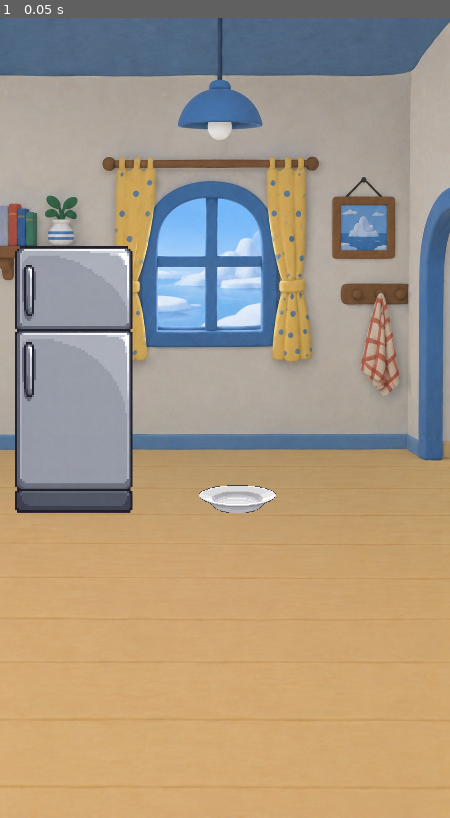
Above: before the commit, frame 1.
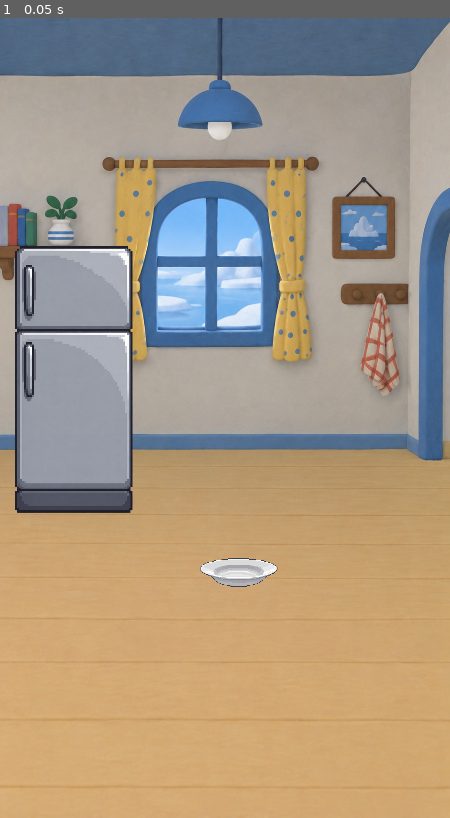
Above: after the commit, the same moment.

Repository: fiatsenko-tech/Pingu-Pet
Game: Godot game, scene res://tscn/Comedor.tscn
Same seed, same stepped clock (60 frames per second), same inputs: the game is played once before the commit and once after it. The project has no main scene, so this scene is started directly.
Inputs:
- Up to frame 1 (0.05 s): no input

The runs differ from the first frame. In frame 1, 0.9% of the frame differs, in the area x 44-62%, y 58-72%.

Commit message:
Incorporo imagenes de comida

Diff:
--- a/scripts/Plato.gd
+++ b/scripts/Plato.gd
@@ -183,34 +183,26 @@
 
 
 func comer_alimento():
-	# Si Pingu ya está lleno, no consume la comida.
 	if Necesidades.hambre >= 100:
 		print("Pingu está lleno")
 		pingu.mostrar_mensaje("Estoy lleno u.u")
 		return
 
-	# Pingu puede comer.
 	alimentos_en_plato[alimento_actual] -= 1
 
-	# Aumentamos el hambre en 17 puntos.
 	Necesidades.modificar_hambre(17)
 
 	print("Pingu comió ", alimento_actual)
 	print("Hambre actual: ", Necesidades.hambre)
 
-	# Si ya no quedan unidades de este alimento,
-	# eliminamos ese alimento del plato.
 	if alimentos_en_plato[alimento_actual] <= 0:
 		alimentos_en_plato.erase(alimento_actual)
 
-		# Si todavía quedan otros alimentos,
-		# seleccionamos el primero.
 		if alimentos_en_plato.size() > 0:
 			var alimentos = alimentos_en_plato.keys()
 			indice_actual = 0
 			alimento_actual = alimentos[0]
 		else:
-			# Ya no queda ninguna comida.
 			alimento_actual = ""
 			indice_actual = 0
 
--- a/tscn/Comedor.tscn
+++ b/tscn/Comedor.tscn
@@ -70,7 +70,7 @@
 margin_top = 53.0
 margin_right = 30.0
 margin_bottom = 67.0
-text = "x5"
+text = "x0"
 
 [node name="EspacioDona" type="Control" parent="Refrigerador/PanelRefrigerador"]
 margin_left = 153.0
@@ -175,7 +175,7 @@
 text = "X"
 
 [node name="Plato" type="Node2D" parent="."]
-position = Vector2( 569, 1114 )
+position = Vector2( 572, 1290 )
 script = ExtResource( 11 )
 
 [node name="Sprite" type="Sprite" parent="Plato"]
@@ -184,10 +184,10 @@
 texture = ExtResource( 2 )
 
 [node name="TextureButtonAlimento" type="TextureButton" parent="Plato"]
-margin_left = -73.0
-margin_top = -41.0
-margin_right = 137.0
-margin_bottom = 99.0
+margin_left = -94.0
+margin_top = -98.0
+margin_right = 116.0
+margin_bottom = 42.0
 rect_scale = Vector2( 0.1, 0.1 )
 
 [node name="Label" type="Label" parent="Plato"]
Binary file added: Assets Definitivos/Completo.png
Not shown, added: Assets Definitivos/Completo.png.import
Binary file added: Assets Definitivos/Dona.png
Not shown, added: Assets Definitivos/Dona.png.import
Binary file added: Assets Definitivos/Pescado.png
Not shown, added: Assets Definitivos/Pescado.png.import
Binary file added: Assets Definitivos/Pizza.png
Not shown, added: Assets Definitivos/Pizza.png.import
Binary file added: Assets Definitivos/Sushi.png
Not shown, added: Assets Definitivos/Sushi.png.import
Binary file added: Assets Definitivos/Torta.png
Not shown, added: Assets Definitivos/Torta.png.import
